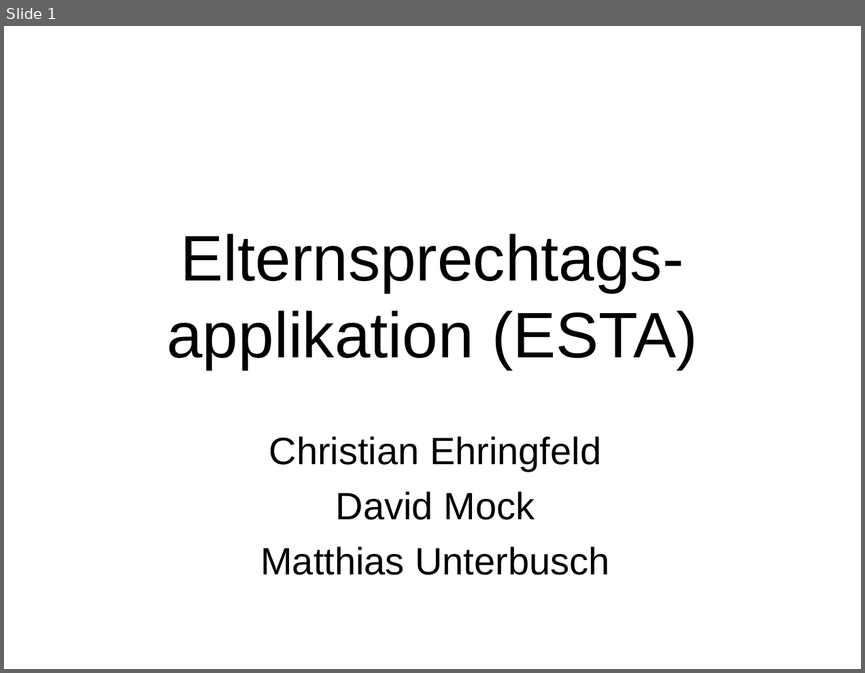
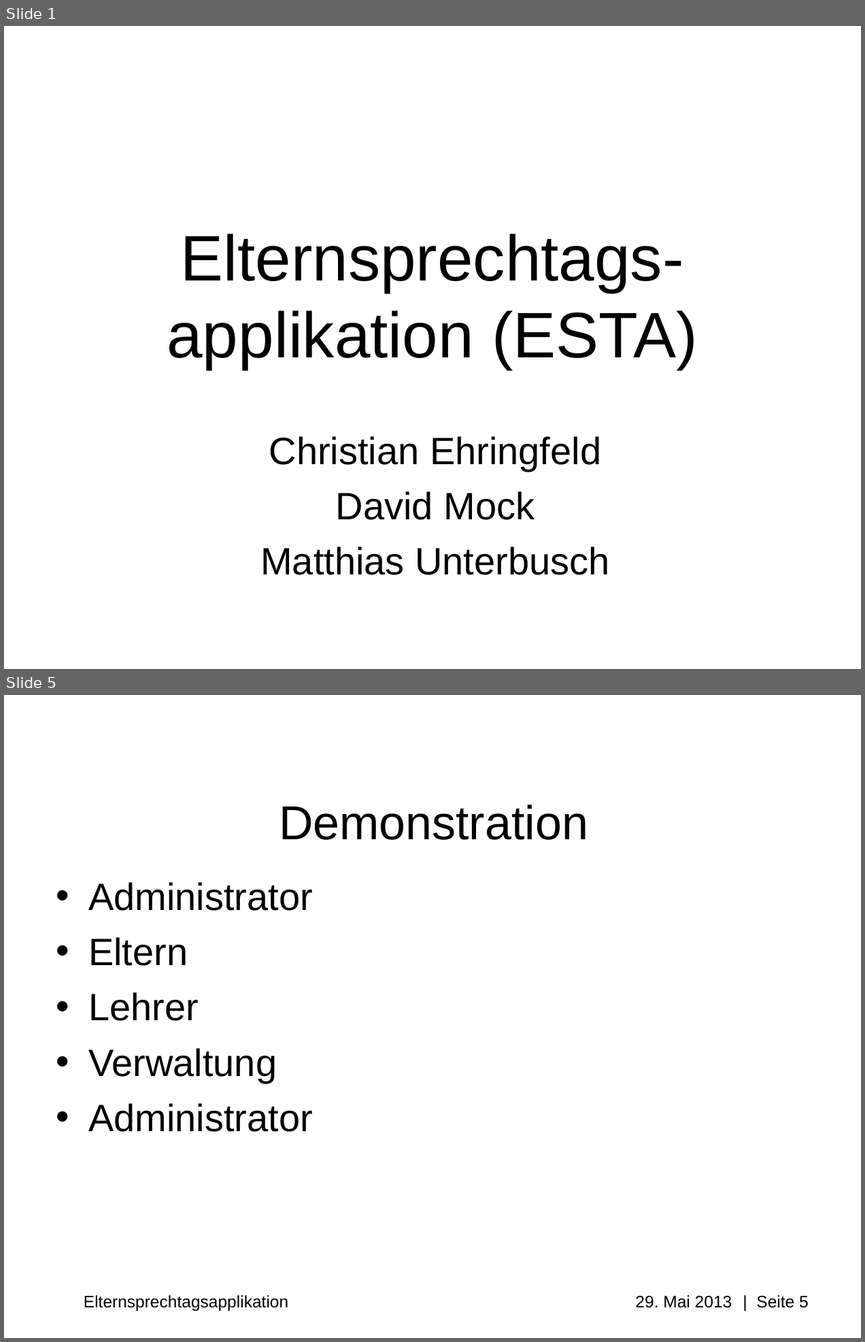
Before and after one commit to Professi/esta, a slide deck: docs/Praesentation/Elternsprechtagsapplikation(ESTA).ppt. Shown one above the other, each under a label of ours: slide 1 before the commit, slides 1 and 5 after it; the slides between them are not shown. The pictures are 865x673 and 865x1342 pixels, drawn with LibreOffice and Linux fonts; fonts in the diff are those of the drawing; background and template pictures are left out. Boxes give left, top, right and bottom in pixels: in the first picture for what was removed or moved away, otherwise in the second. Text is boxed around its words. In the diff, an @@ line names an element or a change of style, - is before the commit and + after.

```diff
--- a/docs/Praesentation/Elternsprechtagsapplikation(ESTA).ppt
+++ b/docs/Praesentation/Elternsprechtagsapplikation(ESTA).ppt
@@ slide 5 added at [4, 695, 861, 1338], background #FFFFFF @@
@@ title added at [279, 804, 588, 840], 40 pt, text #000000 @@
+Demonstration
@@ text added at [88, 882, 313, 1132], 32 pt, text #000000 @@
+• Administrator
+• Eltern
+• Lehrer
+• Verwaltung
+• Administrator
@@ text added at [84, 1295, 808, 1310], 14 pt, text #000000 @@
+Elternsprechtagsapplikation 29. Mai 2013 | Seite 5
```
Also in this commit, not shown: 2 slides changed, 1 other slide added, 1 other file.
